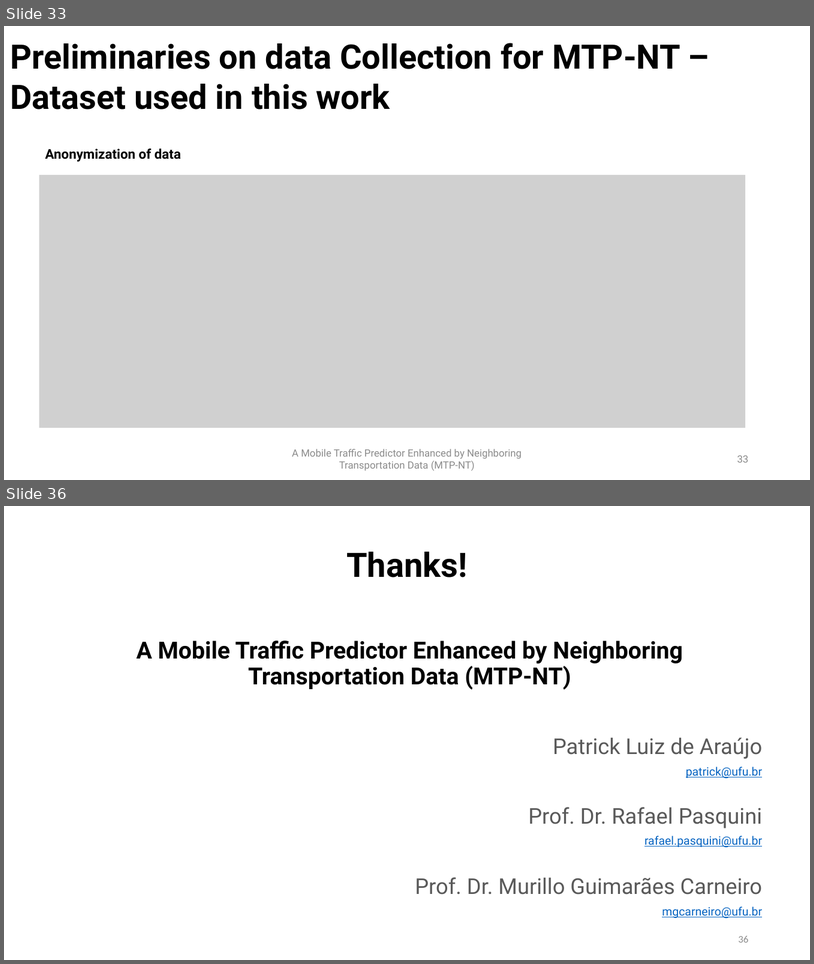
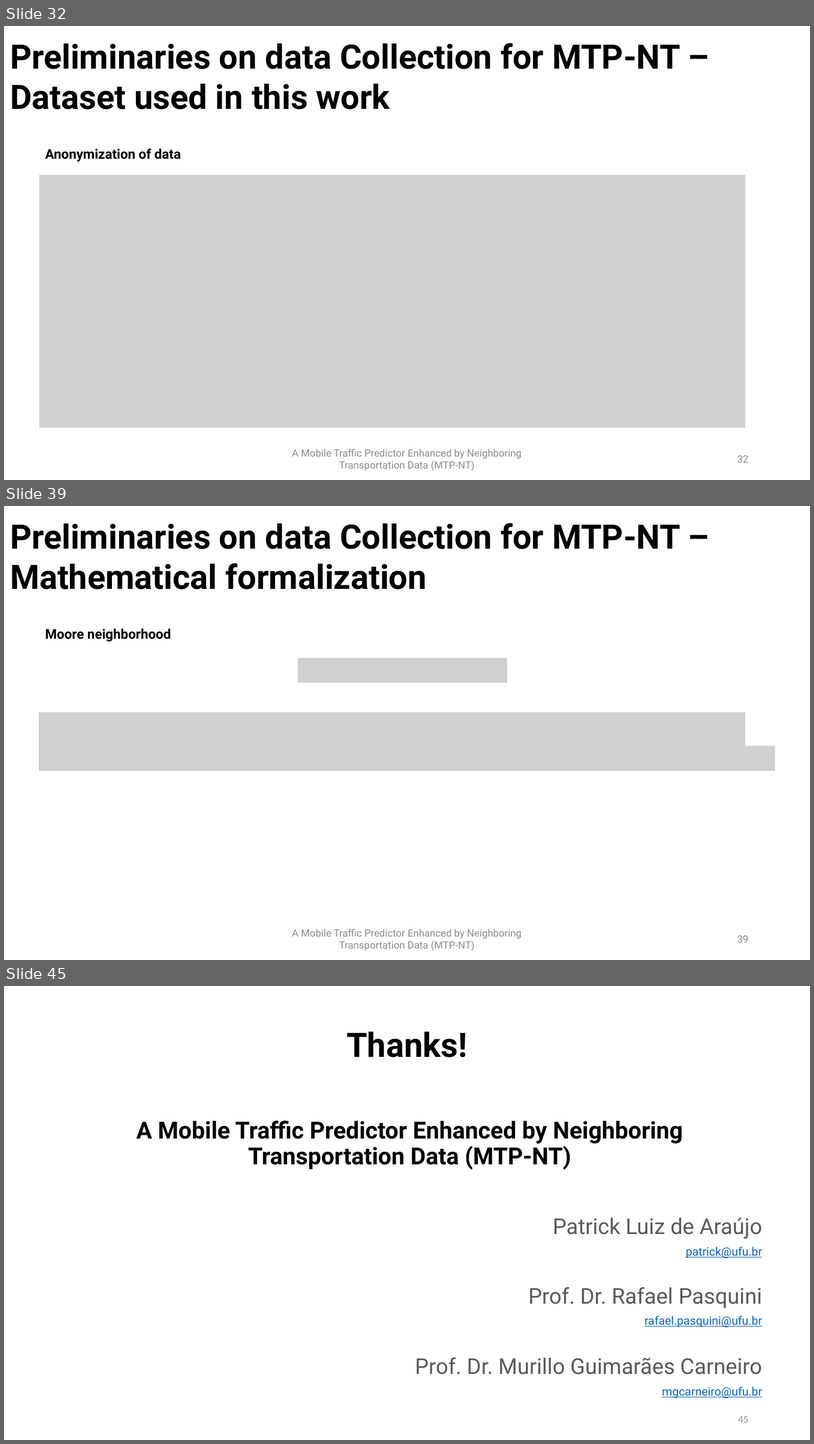
Before and after one commit to PatrickLdA/milan-telecom-analysis, a slide deck: defesa.pptx. Shown one above the other, each under a label of ours: slides 33 and 36 before the commit, slides 32, 39 and 45 after it; the slides between them are not shown. The pictures are 814x964 and 814x1444 pixels, drawn with LibreOffice and Linux fonts; fonts in the diff are those of the drawing; grey boxes stand for pictures. Boxes give left, top, right and bottom in pixels: in the first picture for what was removed or moved away, otherwise in the second. Text is boxed around its words. In the diff, an @@ line names an element or a change of style, - is before the commit and + after.

```diff
--- a/defesa.pptx
+++ b/defesa.pptx
@@ slide 39 added at (x1=4, y1=506, x2=810, y2=960), background #FFFFFF @@
@@ text added at (x1=10, y1=523, x2=681, y2=589), 40 pt, text #000000, bold @@
+Preliminaries on data Collection for MTP-NT – Mathematical formalization
@@ title added at (x1=45, y1=628, x2=171, y2=642), 16 pt, text #000000, bold @@
+Moore neighborhood
@@ picture added at (x1=298, y1=658, x2=507, y2=682) @@
@@ picture added at (x1=39, y1=712, x2=746, y2=746) @@
@@ picture added at (x1=39, y1=745, x2=776, y2=771) @@
@@ text added at (x1=292, y1=928, x2=522, y2=951), 12 pt, text #8C8C8C @@
+A Mobile Traffic Predictor Enhanced by Neighboring Transportation Data (MTP-NT)
@@ page number added at (x1=738, y1=935, x2=749, y2=942), 12 pt, text #8C8C8C @@
+39
@@ what was slide 33 is now slide 32 @@
@@ page number at (x1=738, y1=455, x2=749, y2=462): text changed @@
-33
+32
@@ what was slide 36 is now slide 45 @@
@@ page number at (x1=738, y1=1416, x2=749, y2=1422): text changed @@
-36
+45
```
Also in this commit, not shown: 11 slides changed, 9 other slides added, 1 slide removed.
